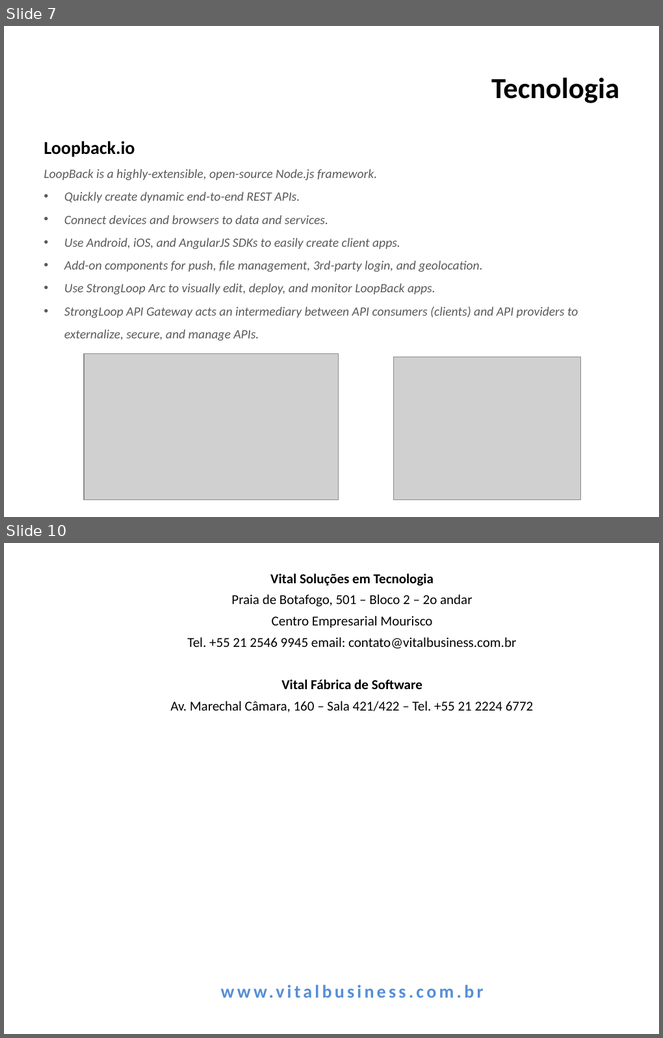
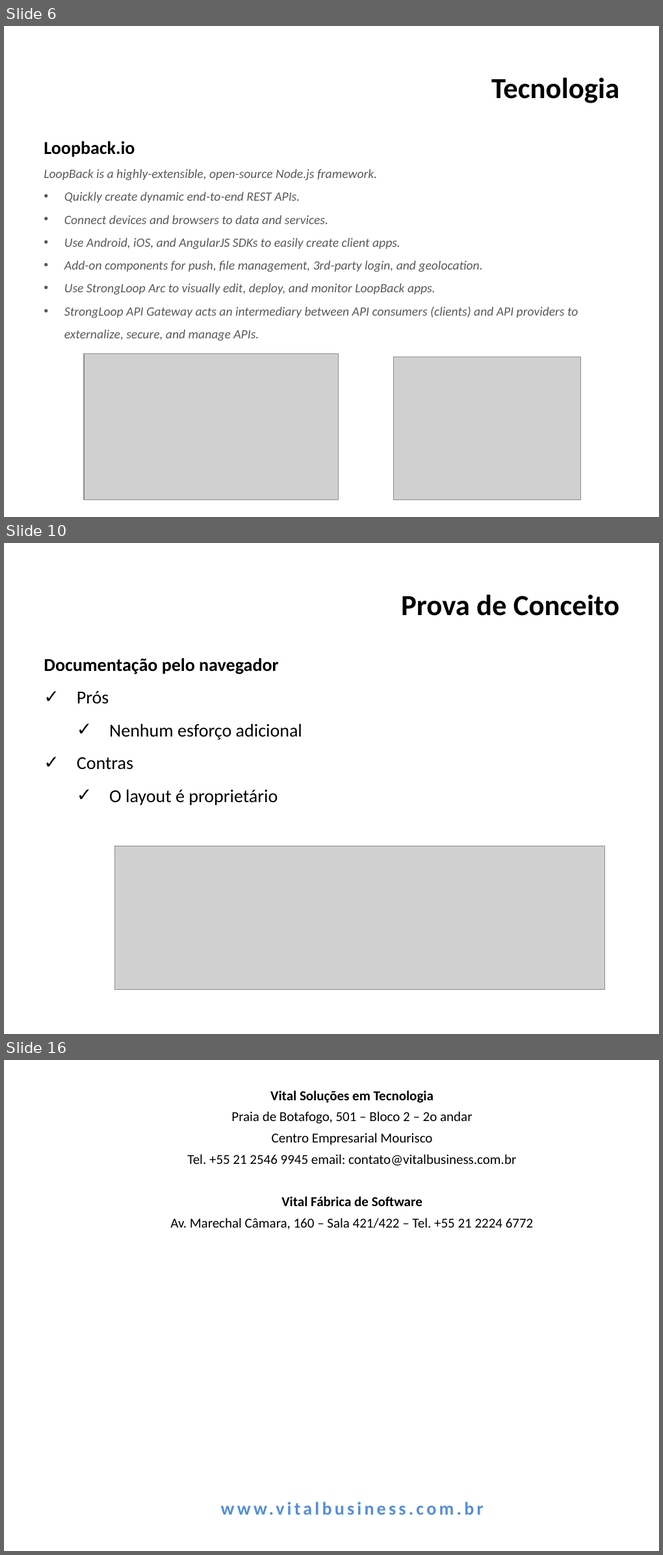
Before and after one commit to felcerreia/LoopbackRestApiTests, a slide deck: slides/POC-StrongLoop.pptx. Shown one above the other, each under a label of ours: slides 7 and 10 before the commit, slides 6, 10 and 16 after it; the slides between them are not shown. The pictures are 663x1038 and 663x1555 pixels, drawn with LibreOffice and Linux fonts; fonts in the diff are those of the drawing; grey boxes stand for pictures; background and template pictures are left out. Boxes give left, top, right and bottom in pixels: in the first picture for what was removed or moved away, otherwise in the second. Text is boxed around its words. In the diff, an @@ line names an element or a change of style, - is before the commit and + after.

```diff
--- a/slides/POC-StrongLoop.pptx
+++ b/slides/POC-StrongLoop.pptx
@@ slide 10 added at [4, 543, 659, 1034], background picture (left out) @@
@@ title added at [401, 594, 620, 616], 32 pt, text #000000, bold @@
+Prova de Conceito
@@ text added at [44, 658, 302, 806], 20 pt, text #000000 @@
+Documentação pelo navegador
+✓ Prós
+  ✓ Nenhum esforço adicional
+✓ Contras
+  ✓ O layout é proprietário
@@ picture added at [114, 847, 605, 990] @@
@@ what was slide 7 is now slide 6 @@
@@ what was slide 10 is now slide 16 @@
```
Also in this commit, not shown: 4 slides changed, 7 other slides added, 2 slides removed, 1 other file.
